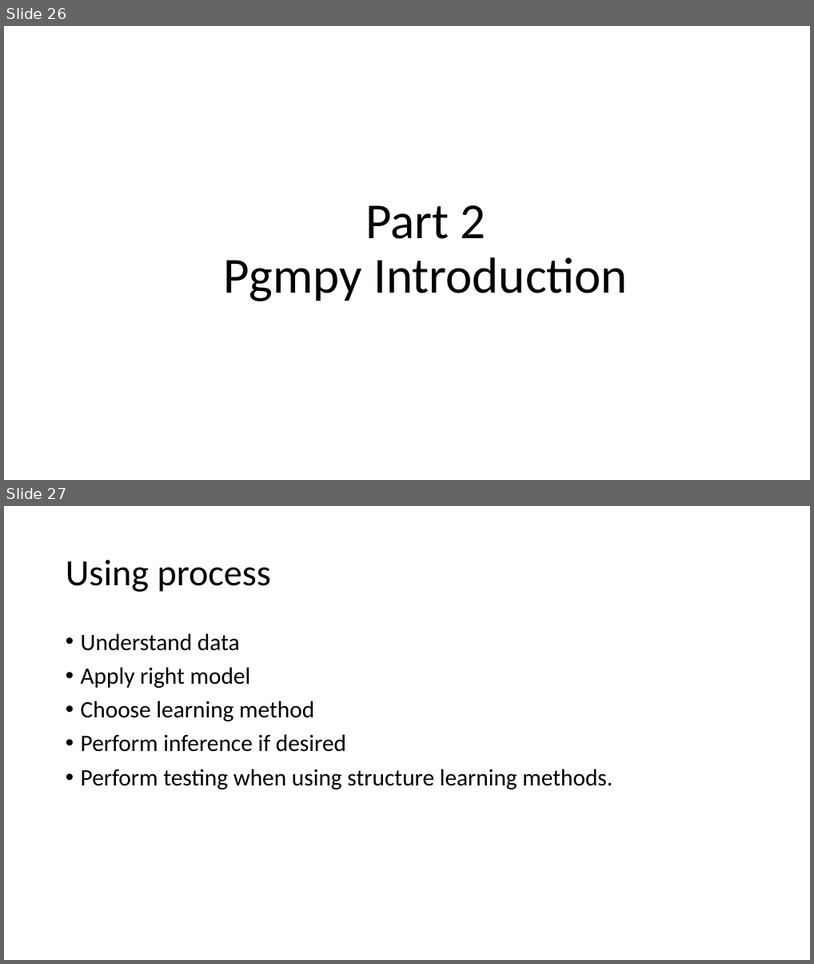
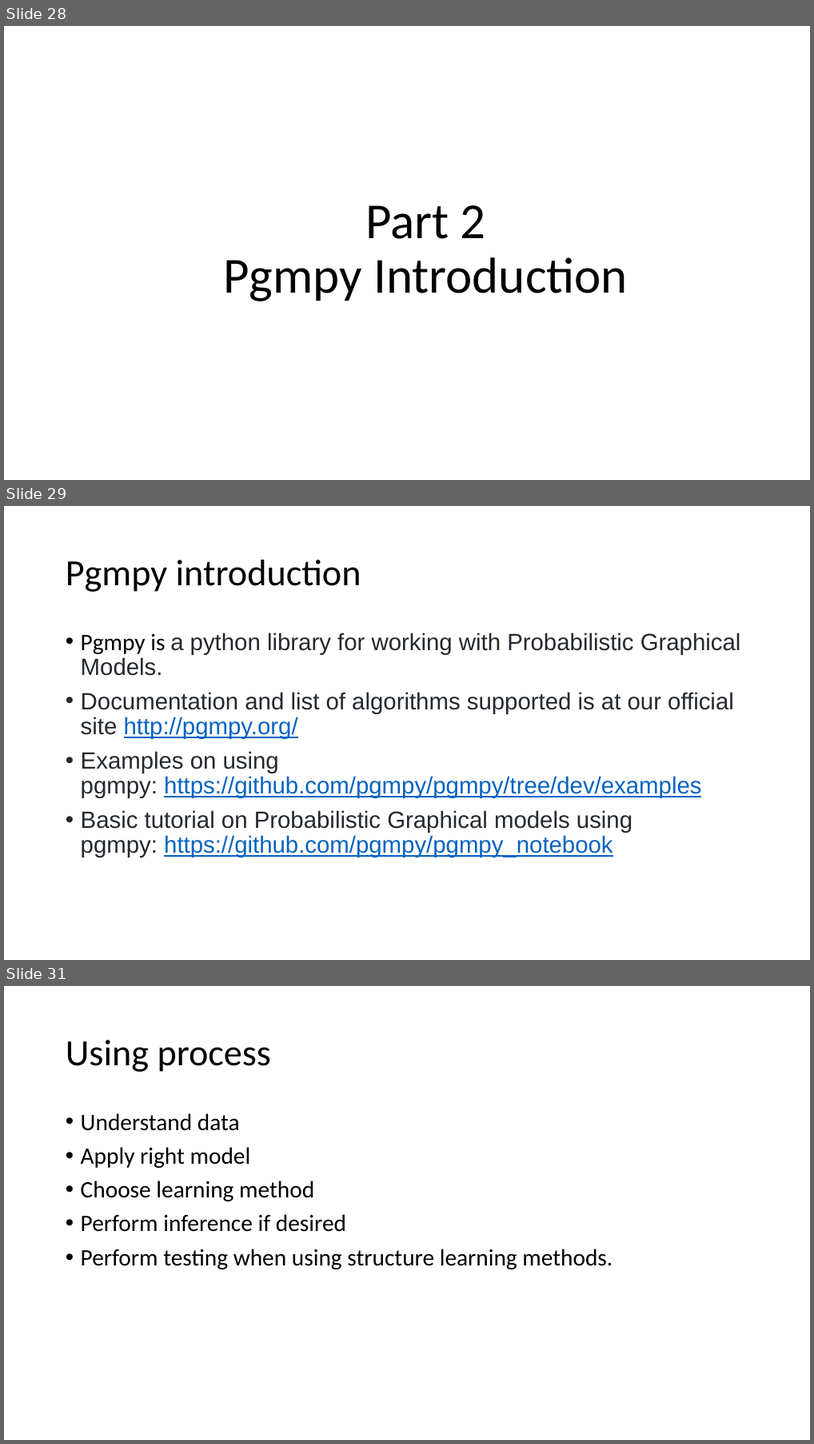
Before and after one commit to nguyenduyhanlam/Probabilistic_Graphical_Models, a slide deck: NguyenDuyHanLam_196005004/baocao.pptx. Shown one above the other, each under a label of ours: slides 26 and 27 before the commit, slides 28, 29 and 31 after it; the slides between them are not shown. The pictures are 814x964 and 814x1444 pixels, drawn with LibreOffice and Linux fonts; fonts in the diff are those of the drawing. Boxes give left, top, right and bottom in pixels: in the first picture for what was removed or moved away, otherwise in the second. Text is boxed around its words. In the diff, an @@ line names an element or a change of style, - is before the commit and + after.

```diff
--- a/NguyenDuyHanLam_196005004/baocao.pptx
+++ b/NguyenDuyHanLam_196005004/baocao.pptx
@@ slide 29 added at (4, 506, 810, 960), background #FFFFFF @@
@@ title added at (66, 560, 362, 592), 44 pt, text #000000 @@
+Pgmpy introduction
@@ text added at (81, 632, 742, 857), 28 pt, text #24292E @@
+• Pgmpy is a python library for working with Probabilistic Graphical Models.
+• Documentation and list of algorithms supported is at our official site http://pgmpy.org/
+• Examples on using pgmpy: https://github.com/pgmpy/pgmpy/tree/dev/examples
+• Basic tutorial on Probabilistic Graphical models using pgmpy: https://github.com/pgmpy/pgmpy_notebook
@@ what was slide 26 is now slide 28 @@
@@ what was slide 27 is now slide 31 @@
```
Also in this commit, not shown: 2 slides changed, 4 other slides added, 1 slide removed.
